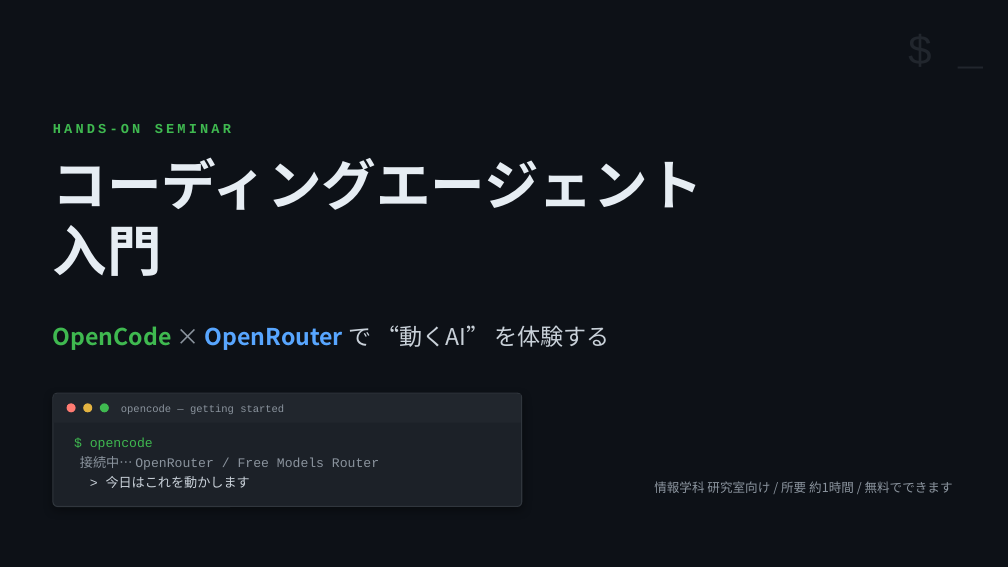
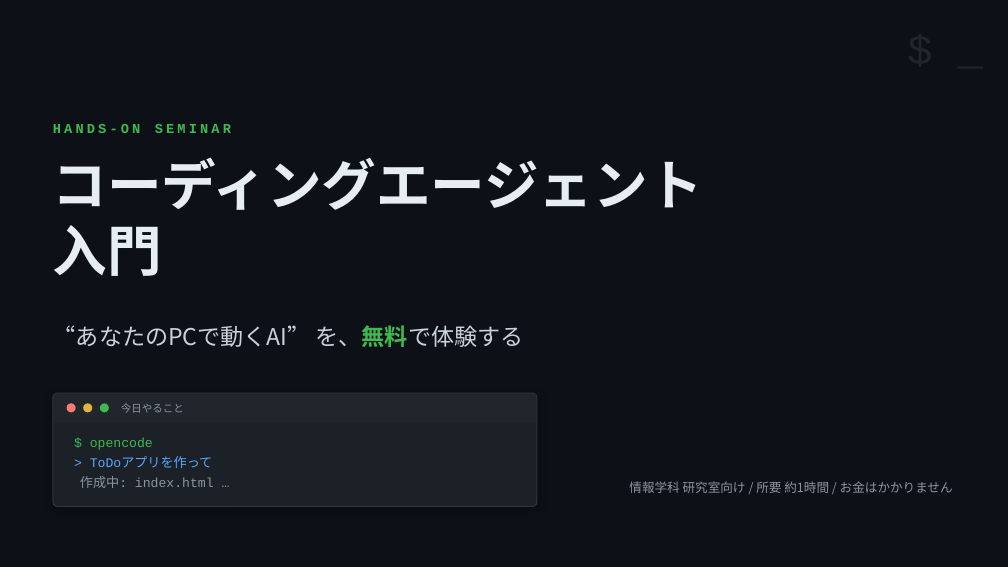
Before and after one commit to OJII3/localllm_agent_example, a slide deck: slide 1 of slides/seminar.pptx. Drawn at 1008x567 pixels with LibreOffice and Linux fonts; fonts in the diff are those of the drawing. Boxes give left, top, right and bottom in pixels: in the first picture for what was removed or moved away, otherwise in the second. Text is boxed around its words. In the diff, an @@ line names an element or a change of style, - is before the commit and + after.

```diff
--- a/slides/seminar.pptx
+++ b/slides/seminar.pptx
@@ text at <box>53,325,524,347</box>: text changed; bold off @@
-OpenCode × OpenRouter で “動くAI” を体験する
+“あなたのPCで動くAI” を、無料で体験する
@@ rounded rectangle: place and size @@
-rounded rectangle at <box>53,393,522,507</box>
+rounded rectangle at <box>53,393,537,507</box>
@@ rectangle: place and size @@
-rectangle at <box>54,394,521,423</box>
+rectangle at <box>54,394,536,423</box>
@@ text at <box>121,403,184,413</box>: text changed @@
-opencode — getting started
+今日やること
@@ text at <box>80,458,214,488</box>: text changed @@
-接続中… OpenRouter / Free Models Router
-> 今日はこれを動かします
+> ToDoアプリを作って
+作成中: index.html …
@@ text at <box>629,481,953,493</box>: text changed @@
-情報学科 研究室向け / 所要 約1時間 / 無料でできます
+情報学科 研究室向け / 所要 約1時間 / お金はかかりません
```
Also in this commit, not shown: 23 other slides changed, 3 slides added, 4 slides removed, 2 other files.
